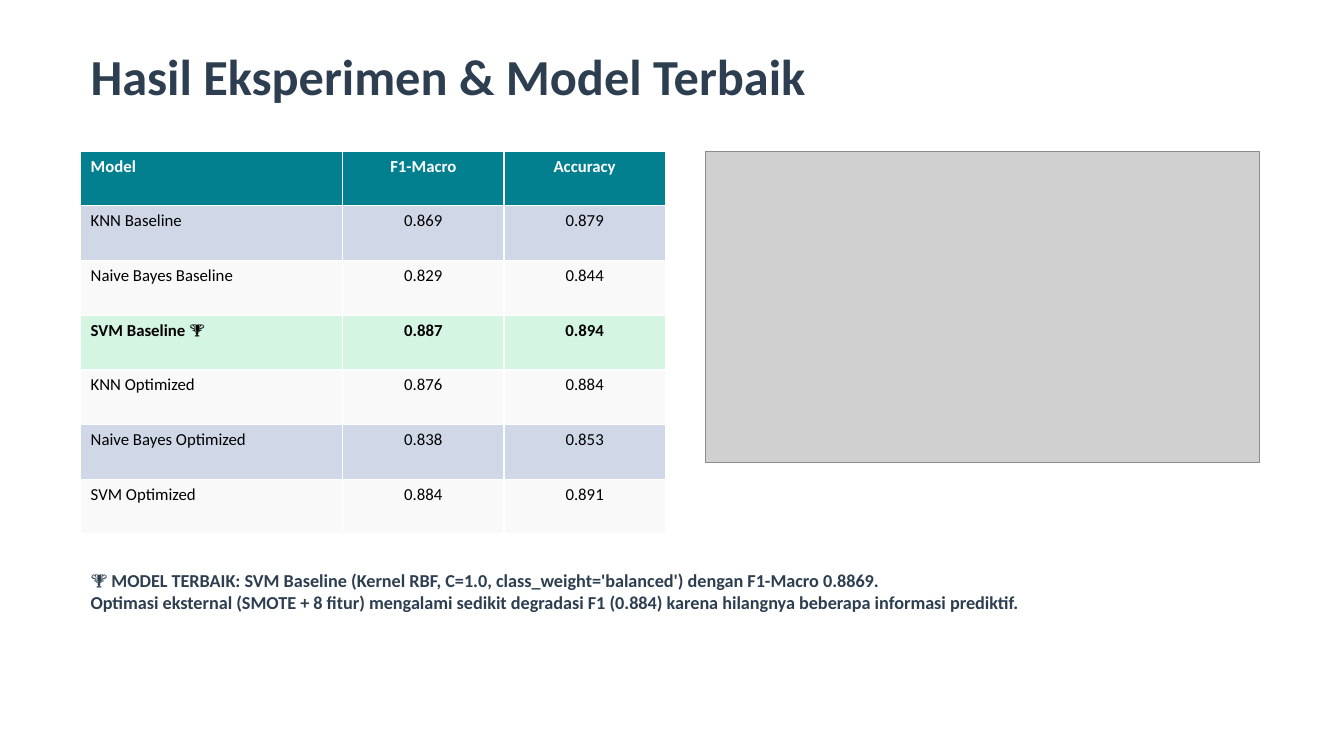
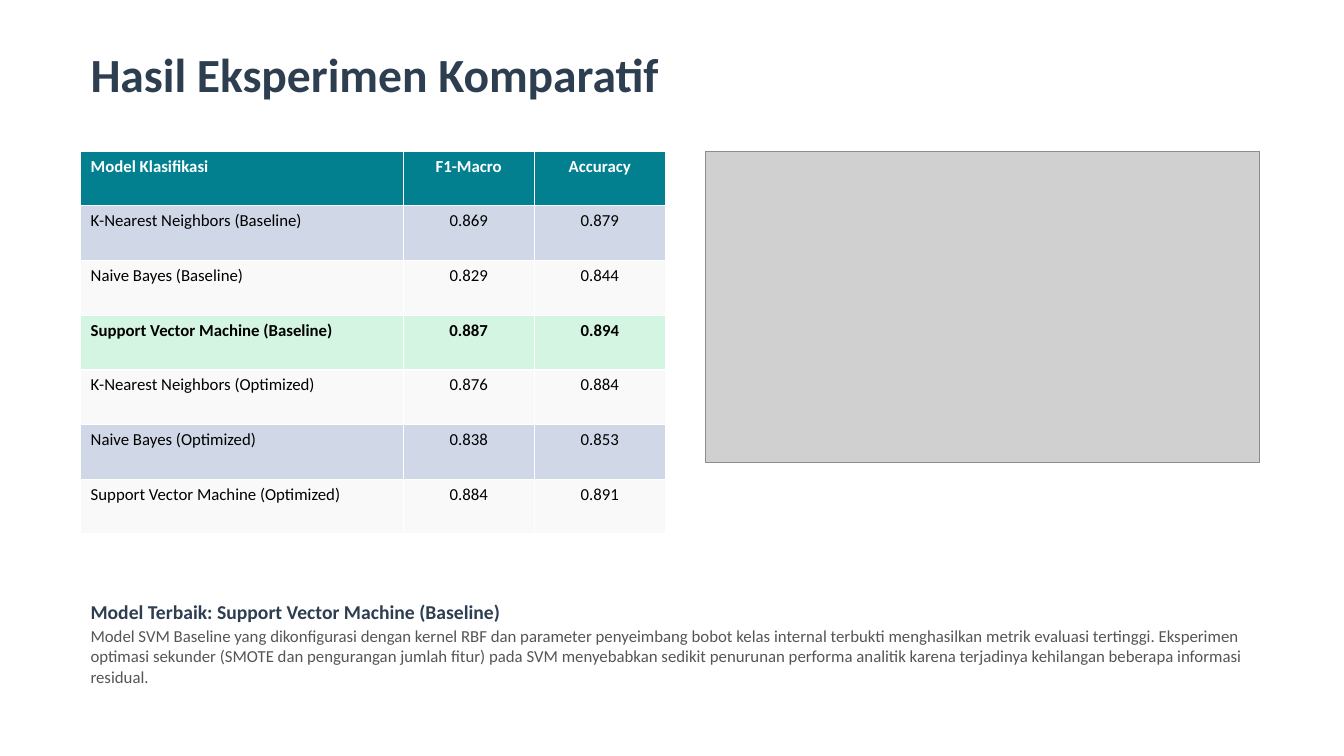
Before and after one commit to hafizmuzani011-collab/uas-ml-kelulusan, a slide deck: slide 5 of presentation/presentasi_uas_ml.pptx. Drawn at 1344x756 pixels with LibreOffice and Linux fonts; fonts in the diff are those of the drawing; grey boxes stand for pictures. Boxes give left, top, right and bottom in pixels: in the first picture for what was removed or moved away, otherwise in the second. Text is boxed around its words. In the diff, an @@ line names an element or a change of style, - is before the commit and + after.

```diff
--- a/presentation/presentasi_uas_ml.pptx
+++ b/presentation/presentasi_uas_ml.pptx
@@ text at (91, 58, 658, 100): text changed; size 36 to 34 pt @@
-Hasil Eksperimen & Model Terbaik
+Hasil Eksperimen Komparatif
@@ table at (81, 151, 665, 534) @@
-row 1, column 1: Model
+row 1, column 1: Model Klasifikasi
-row 2, column 1: KNN Baseline
+row 2, column 1: K-Nearest Neighbors (Baseline)
-row 3, column 1: Naive Bayes Baseline
+row 3, column 1: Naive Bayes (Baseline)
-row 4, column 1: SVM Baseline 🏆
+row 4, column 1: Support Vector Machine (Baseline)
-row 5, column 1: KNN Optimized
+row 5, column 1: K-Nearest Neighbors (Optimized)
-row 6, column 1: Naive Bayes Optimized
+row 6, column 1: Naive Bayes (Optimized)
-row 7, column 1: SVM Optimized
+row 7, column 1: Support Vector Machine (Optimized)
@@ text at (91, 604, 1241, 683): text changed; size 13 to 12 pt; text colour #2C3E50 to #555555; bold off @@
-🏆 MODEL TERBAIK: SVM Baseline (Kernel RBF, C=1.0, class_weight='balanced') dengan F1-Macro 0.8869.
-Optimasi eksternal (SMOTE + 8 fitur) mengalami sedikit degradasi F1 (0.884) karena hilangnya beberapa informasi prediktif.
+Model Terbaik: Support Vector Machine (Baseline)
+Model SVM Baseline yang dikonfigurasi dengan kernel RBF dan parameter penyeimbang bobot kelas internal terbukti menghasilkan metrik evaluasi tertinggi. Eksperimen optimasi sekunder (SMOTE dan pengurangan jumlah fitur) pada SVM menyebabkan sedikit penurunan performa analitik karena terjadinya kehilangan beberapa informasi residual.
```
Also in this commit, not shown: 8 other slides changed, 1 slide added, 1 slide removed, 1 other file.
